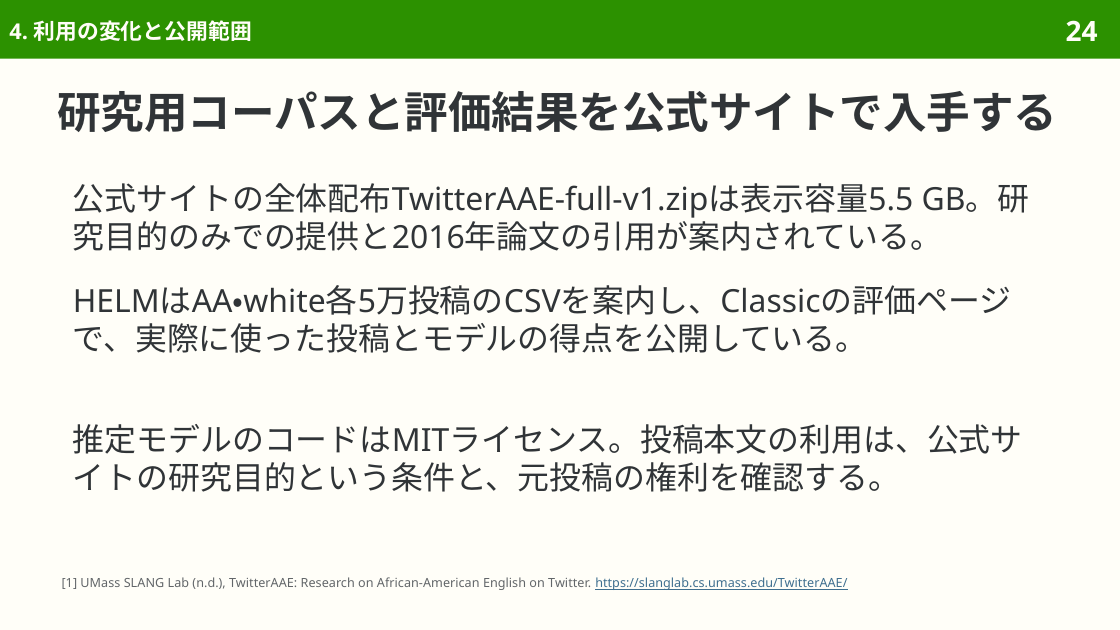
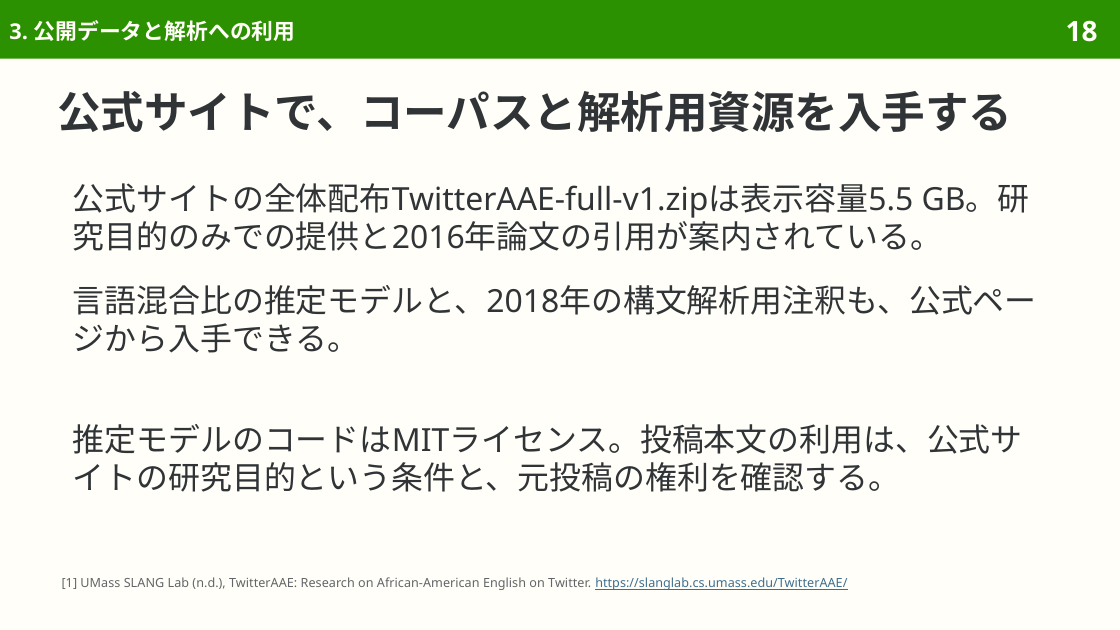
Before and after one commit to sasakiy84/datasets-in-10-minutes, a slide deck: slide 18 of slides/datasets-in-10-minutes-twitter-aae.pptx (slide 24 before the commit). Drawn at 1120x630 pixels with LibreOffice and Linux fonts; fonts in the diff are those of the drawing. Boxes give left, top, right and bottom in pixels: in the first picture for what was removed or moved away, otherwise in the second. Text is boxed around its words. In the diff, an @@ line names an element or a change of style, - is before the commit and + after.

```diff
--- a/slides/datasets-in-10-minutes-twitter-aae.pptx
+++ b/slides/datasets-in-10-minutes-twitter-aae.pptx
@@ title at <box>9,20,296,41</box>: text changed @@
-4. 利用の変化と公開範囲
+3. 公開データと解析への利用
@@ page number at <box>1066,20,1098,42</box>: text changed @@
-24
+18
@@ title at <box>57,91,1012,132</box>: text changed @@
-研究用コーパスと評価結果を公式サイトで入手する
+公式サイトで、コーパスと解析用資源を入手する
@@ text at <box>73,285,1037,353</box>: text changed @@
-HELMはAA・white各5万投稿のCSVを案内し、Classicの評価ページで、実際に使った投稿とモデルの得点を公開している。
+言語混合比の推定モデルと、2018年の構文解析用注釈も、公式ページから入手できる。
```
Also in this commit, not shown: 27 other slides changed, 12 slides removed, 46 other files.
